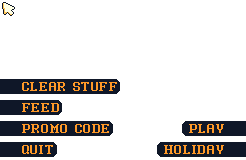
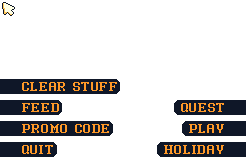
Revision of a layered 246 x 160 image; what changed, layer by layer:
added group "Holiday copy 2" with 2 layers in group "UI" over left=174, top=100, right=246, bottom=115
added layer "QUEST" in group "Holiday copy 2" over left=181, top=103, right=224, bottom=112
added layer "Layer 2" (2nd of 7, in "UI" › "Holiday copy 2") in group "Holiday copy 2" over left=174, top=100, right=246, bottom=115
